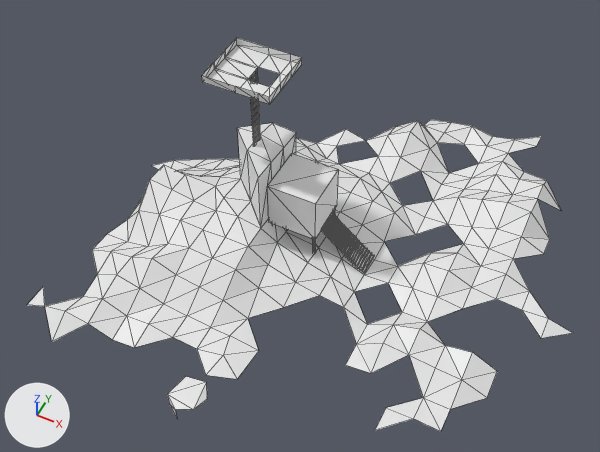
Before and after pictures for a commit that changed the glTF model TestGUI/res/model/world.jojos_nearby_town.glb.
The view is the same before and after, from a 50 mm lens placed at (169.8, -46.3, 25.8), pointed at (160.1, -26.8, 1.4). Arrows for +X, +Y and +Z are at lower left; the lights stay in place. Mesh edges are drawn as thin lines. Vertices at the same position are counted once.

Names of what the first picture shows: 'the_ho_thing.427'.
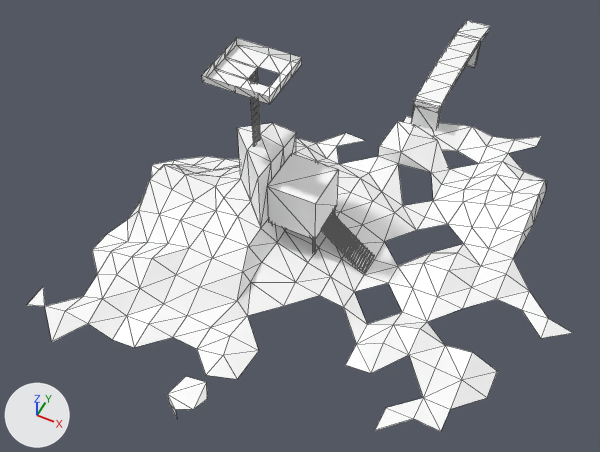
Commit message: Adds in new chunk of world world.jojos_town_windchime.glb

Location of each change, (x1, y1, x2, y2) in pixels of the pictures (600 x 452 px; the box of a moved part takes in the faces that stretch with it):
'the_ho_thing.427', recoloured, reshaped
    before: (27, 38, 572, 432)
    after: (27, 20, 572, 432)
part 1 of me_the_ho_thing_427, added
    after: (412, 20, 490, 130)
part 2 of me_the_ho_thing_427, moved or reshaped
    before: (172, 159, 232, 177)
    after: (151, 156, 232, 177)
part 3 of me_the_ho_thing_427, moved or reshaped
    both: (112, 211, 167, 256)
part 4 of me_the_ho_thing_427, moved or reshaped
    before: (187, 186, 350, 350)
    after: (187, 186, 350, 351)
part 5 of me_the_ho_thing_427, moved or reshaped
    before: (318, 120, 561, 259)
    after: (318, 116, 547, 259)
part 6 of me_the_ho_thing_427, moved or reshaped
    before: (384, 206, 446, 242)
    after: (385, 206, 446, 241)

The edits, one by one:
Material 'Jojos_Nearby_Town' (mat_jojos_nearby_town) changes colour from white #e7e7e7 to white #ffffff; in linear values from (0.8, 0.8, 0.8) to (1.0, 1.0, 1.0).
Material 'Jojos_Home.House' (mat_jojos_home_house) changes colour from white #e7e7e7 to white #ffffff; in linear values from (0.8, 0.8, 0.8) to (1.0, 1.0, 1.0).
me_the_ho_thing_427 is used by ob_the_ho_thing_427; location (157.66, -26.87, 1.12).
Verts and faces of me_the_ho_thing_427; kept vertices keep their numbers, new ones are numbered from 704.
Before the commit, vertices of me_the_ho_thing_427: 29 (-2.7, -3.1, -0.3) at pixel (148, 246).
Before the commit, vertices of me_the_ho_thing_427: 56 (1.3, -4.1, -0.2) at pixel (223, 300), 57 (1.3, -3.1, 0.5) at pixel (235, 269), 58 (2.2, -3.0, -0.3) at pixel (258, 287), 59 (2.3, -4.1, -0.7) at pixel (247, 318), 60 (3.3, -3.1, -0.7) at pixel (283, 307).
Before the commit, vertices of me_the_ho_thing_427: 164 (1.9, 1.9, -0.1), 171 (1.9, 0.8, -0.3), 172 (1.9, -0.1, -0.1) at pixel (286, 231), 186 (2.1, -2.0, -0.1) at pixel (268, 264).
Before the commit, vertices of me_the_ho_thing_427: 125 (6.3, 2.9, -1.1) at pixel (415, 234).
me_the_ho_thing_427 had 704 vertices, 1258 faces and spanned x -5.7..13.3, y -8.5..10.9, z -1.6..7.0.
me_the_ho_thing_427 now has 750 vertices, 1347 faces and spans x -5.7..13.3, y -8.5..16.3, z -1.6..7.0.
me_the_ho_thing_427 part 1: a new loose piece of 44 vertices spanning x 3.7..4.9, y 8.8..16.3, z -1.0..0.8, in mat_jojos_nearby_town (white #ffffff).
Part 2, on me_the_ho_thing_427:
2 vertices are removed from x -3.8..-2.7, y 0.8..0.9, z -0.1..0.0.
10 faces are deleted.
2 vertices move from x -3.7, y 1.9..2.9, z -1.1..-0.7 to x -3.7, y 1.9..2.9, z -0.9..-0.6.
3 vertices are added at (-3.8, 0.8, 0.3), (-2.7, 0.6, 0.5), (-3.1, 0.2, 0.8).
13 new faces join them, mat_jojos_nearby_town (white #ffffff).
Part 3, on me_the_ho_thing_427:
Vertex 29 moves to (-2.7, -3.1, -0.1), pixel (147, 242).
Part 4, on me_the_ho_thing_427:
Vertex 56 moves to (1.8, -3.9, -0.2), pixel (237, 300).
Vertex 57 moves to (1.6, -3.1, 0.5), pixel (242, 271).
Vertex 58 moves to (1.8, -3.0, -0.2), pixel (250, 282).
Vertex 59 moves to (2.3, -4.1, -0.6), pixel (247, 315).
Vertex 60 moves to (3.3, -3.1, -0.6), pixel (283, 305).
Vertex 164 moves to (1.8, 1.9, -0.2).
Vertex 171 moves to (1.8, 0.8, -0.3).
Vertex 172 moves to (1.8, -0.1, -0.1), pixel (284, 230).
Vertex 186 moves to (1.8, -2.0, -0.1), pixel (261, 262).
Part 5, on me_the_ho_thing_427:
8 vertices are removed from x 3.3..11.3, y 4.9..8.9, z -1.1..0.4.
25 faces are deleted.
3 vertices in x 6.3..10.3, y 3.9..6.9, z -1.1..0.0 move by (0.0, 0.0, 0.2).
16 vertices move from x 1.3..11.3, y 3.9..9.9, z -1.1..0.5 to x 1.3..10.5, y 4.4..9.5, z -1.0..0.3.
9 vertices are added at x 3.3..10.5, y 5.2..7.6, z -0.7..0.3.
27 new faces join them, mat_jojos_nearby_town (white #ffffff).
Part 6, on me_the_ho_thing_427:
Vertex 125 moves to (6.3, 2.9, -0.8), pixel (416, 230).
